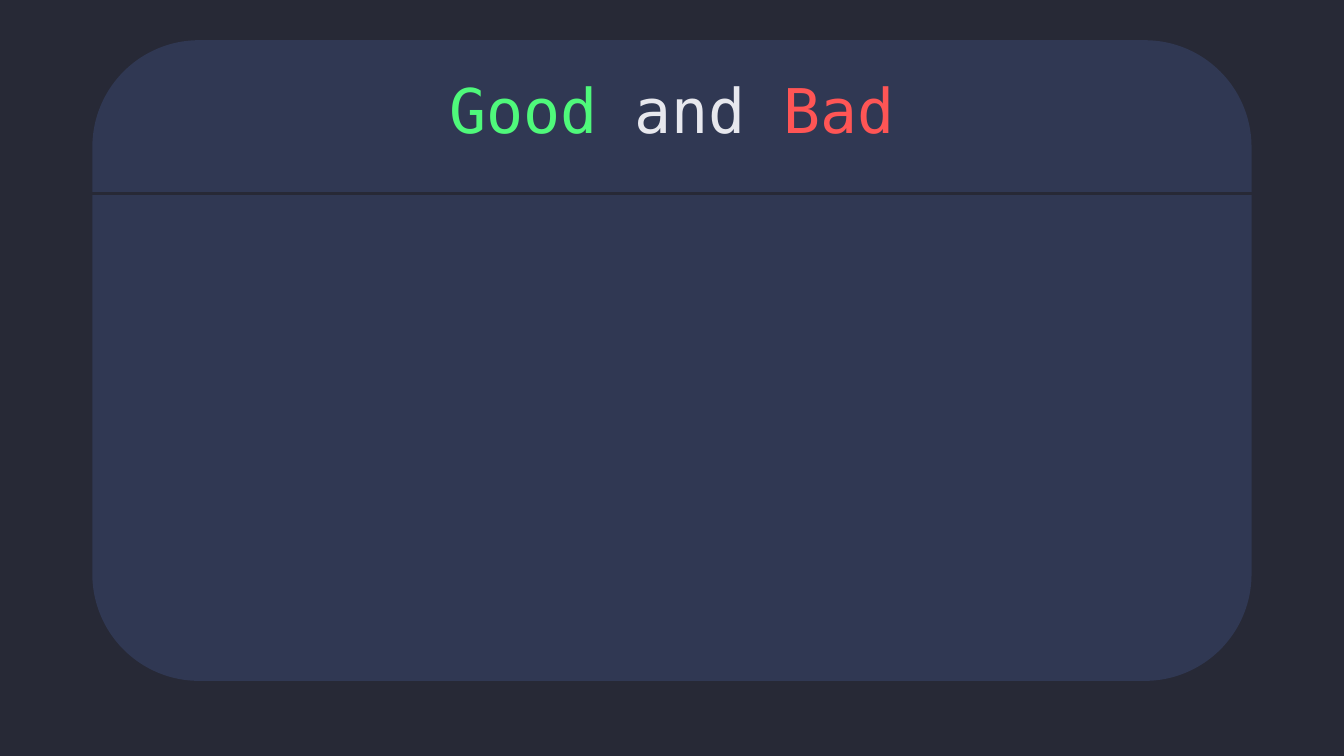
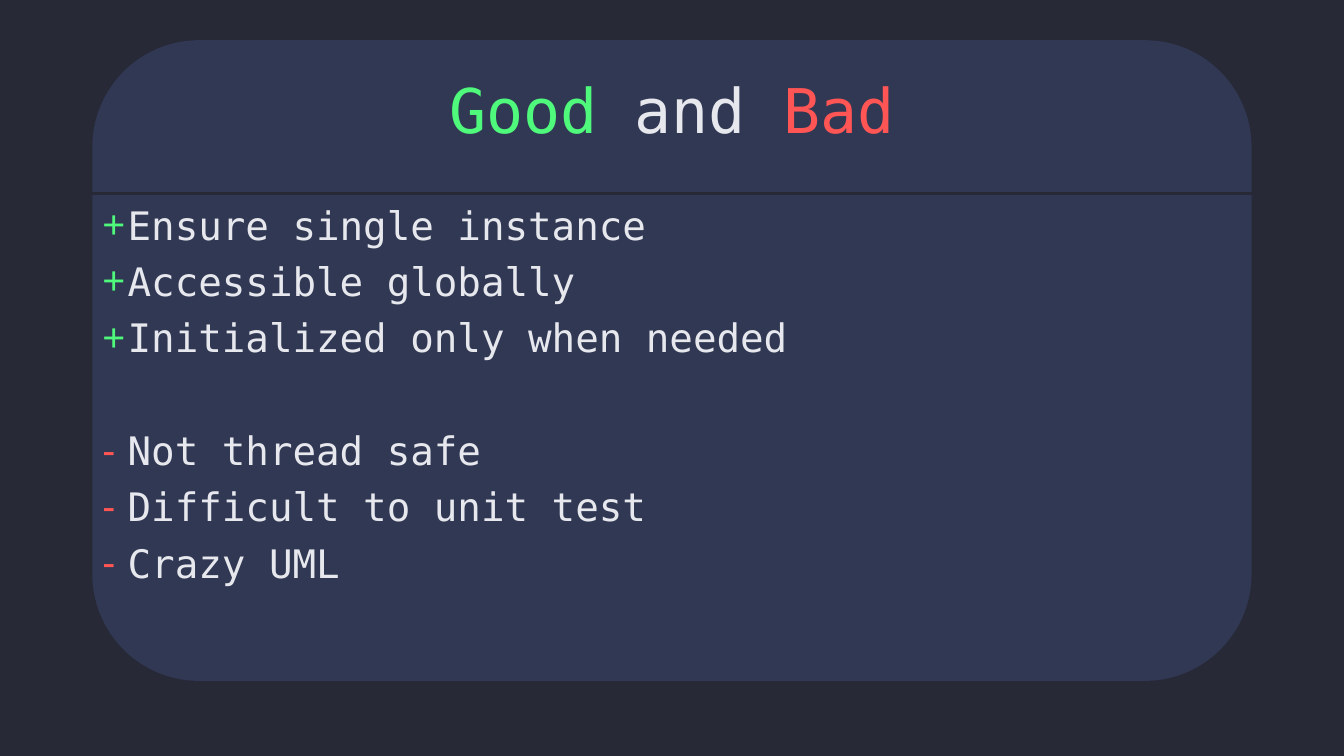
Before and after one commit to benjaminRoberts01375/DesignPattern-Singleton, a slide deck: slide 11 of Singleton.pptx. Drawn at 1344x756 pixels with LibreOffice and Linux fonts; fonts in the diff are those of the drawing. Boxes give left, top, right and bottom in pixels: in the first picture for what was removed or moved away, otherwise in the second. Text is boxed around its words. In the diff, an @@ line names an element or a change of style, - is before the commit and + after.

```diff
--- a/Singleton.pptx
+++ b/Singleton.pptx
@@ text added at (128,210,787,586), 28 pt, text #E7E8EE @@
++ Ensure single instance
++ Accessible globally
++ Initialized only when needed
+– Not thread safe
+– Difficult to unit test
+– Crazy UML
```
Also in this commit, not shown: 1 slide added.
